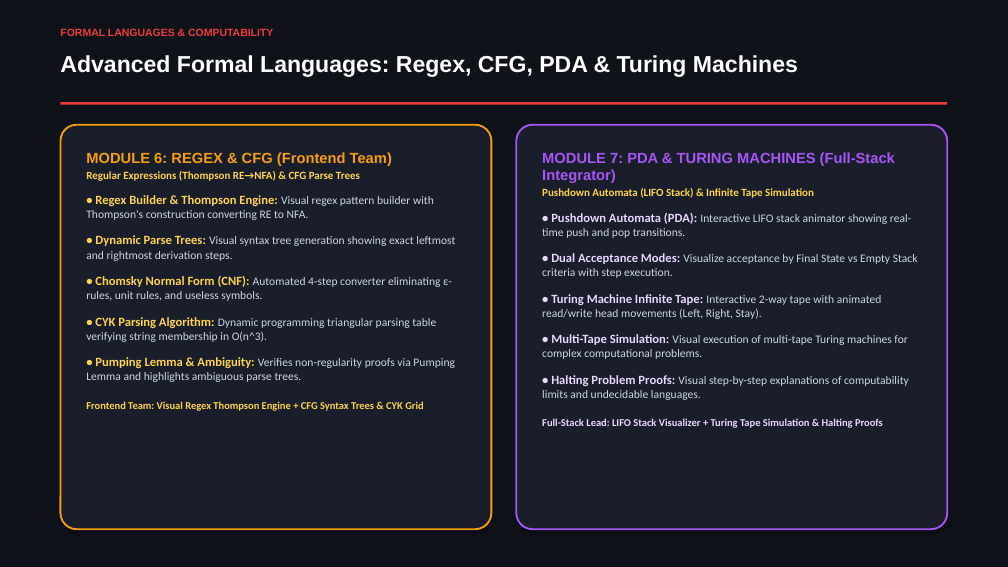
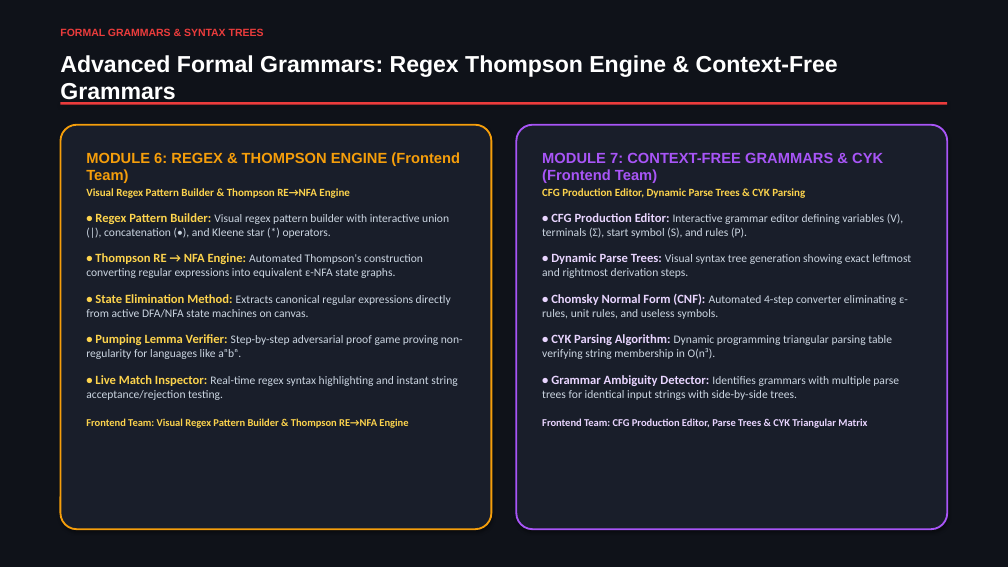
Before and after one commit to akash20065ray-sys/Logic_verse, a slide deck: slide 12 of LogicVerse_Presentation_Without_Names.pptx. Drawn at 1008x567 pixels with LibreOffice and Linux fonts; fonts in the diff are those of the drawing. Boxes give left, top, right and bottom in pixels: in the first picture for what was removed or moved away, otherwise in the second. Text is boxed around its words. In the diff, an @@ line names an element or a change of style, - is before the commit and + after.

Commit message:
Unify PDA and Turing Machine with DFA slide across 3-column automata architecture

```diff
--- a/LogicVerse_Presentation_Without_Names.pptx
+++ b/LogicVerse_Presentation_Without_Names.pptx
@@ text at (60,28,264,36): text changed @@
-FORMAL LANGUAGES & COMPUTABILITY
+FORMAL GRAMMARS & SYNTAX TREES
@@ text at (60,55,838,105): text changed @@
-Advanced Formal Languages: Regex, CFG, PDA & Turing Machines
+Advanced Formal Grammars: Regex Thompson Engine & Context-Free Grammars
@@ text in rounded rectangle at (86,152,463,428): text changed @@
-MODULE 6: REGEX & CFG (Frontend Team)
-Regular Expressions (Thompson RE→NFA) & CFG Parse Trees
-• Regex Builder & Thompson Engine: Visual regex pattern builder with Thompson's construction converting RE to NFA.
-• Dynamic Parse Trees: Visual syntax tree generation showing exact leftmost and rightmost derivation steps.
-• Chomsky Normal Form (CNF): Automated 4-step converter eliminating ε-rules, unit rules, and useless symbols.
-• CYK Parsing Algorithm: Dynamic programming triangular parsing table verifying string membership in O(n^3).
-• Pumping Lemma & Ambiguity: Verifies non-regularity proofs via Pumping Lemma and highlights ambiguous parse trees.
-Frontend Team: Visual Regex Thompson Engine + CFG Syntax Trees & CYK Grid
+MODULE 6: REGEX & THOMPSON ENGINE (Frontend Team)
+Visual Regex Pattern Builder & Thompson RE→NFA Engine
+• Regex Pattern Builder: Visual regex pattern builder with interactive union (|), concatenation (•), and Kleene star (*) operators.
+• Thompson RE → NFA Engine: Automated Thompson's construction converting regular expressions into equivalent ε-NFA state graphs.
+• State Elimination Method: Extracts canonical regular expressions directly from active DFA/NFA state machines on canvas.
+• Pumping Lemma Verifier: Step-by-step adversarial proof game proving non-regularity for languages like aⁿbⁿ.
+• Live Match Inspector: Real-time regex syntax highlighting and instant string acceptance/rejection testing.
+Frontend Team: Visual Regex Pattern Builder & Thompson RE→NFA Engine
@@ text in rounded rectangle at (542,152,911,400): text changed @@
-MODULE 7: PDA & TURING MACHINES (Full-Stack Integrator)
-Pushdown Automata (LIFO Stack) & Infinite Tape Simulation
-• Pushdown Automata (PDA): Interactive LIFO stack animator showing real-time push and pop transitions.
-• Dual Acceptance Modes: Visualize acceptance by Final State vs Empty Stack criteria with step execution.
-• Turing Machine Infinite Tape: Interactive 2-way tape with animated read/write head movements (Left, Right, Stay).
-• Multi-Tape Simulation: Visual execution of multi-tape Turing machines for complex computational problems.
-• Halting Problem Proofs: Visual step-by-step explanations of computability limits and undecidable languages.
-Full-Stack Lead: LIFO Stack Visualizer + Turing Tape Simulation & Halting Proofs
+MODULE 7: CONTEXT-FREE GRAMMARS & CYK (Frontend Team)
+CFG Production Editor, Dynamic Parse Trees & CYK Parsing
+• CFG Production Editor: Interactive grammar editor defining variables (V), terminals (Σ), start symbol (S), and rules (P).
+• Dynamic Parse Trees: Visual syntax tree generation showing exact leftmost and rightmost derivation steps.
+• Chomsky Normal Form (CNF): Automated 4-step converter eliminating ε-rules, unit rules, and useless symbols.
+• CYK Parsing Algorithm: Dynamic programming triangular parsing table verifying string membership in O(n³).
+• Grammar Ambiguity Detector: Identifies grammars with multiple parse trees for identical input strings with side-by-side trees.
+Frontend Team: CFG Production Editor, Parse Trees & CYK Triangular Matrix
```
Also in this commit, not shown: 1 other slide changed, 2 other files.
